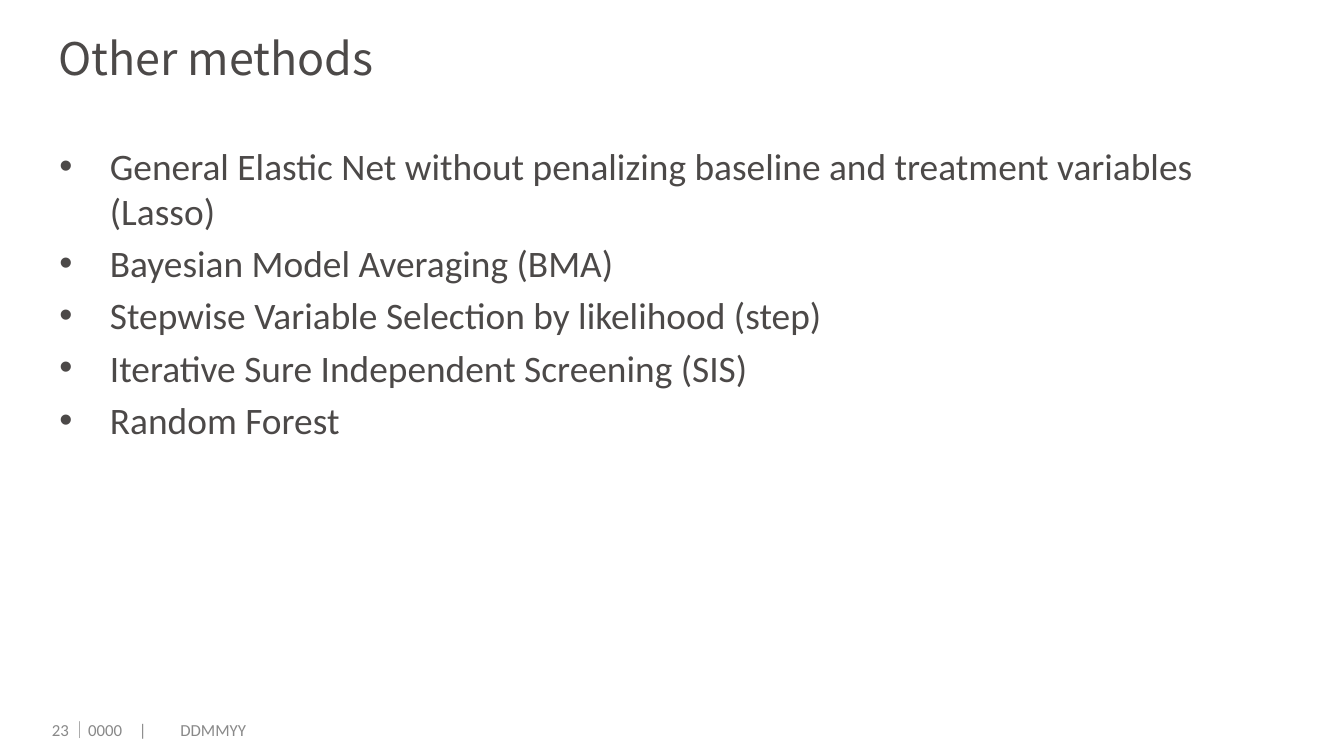
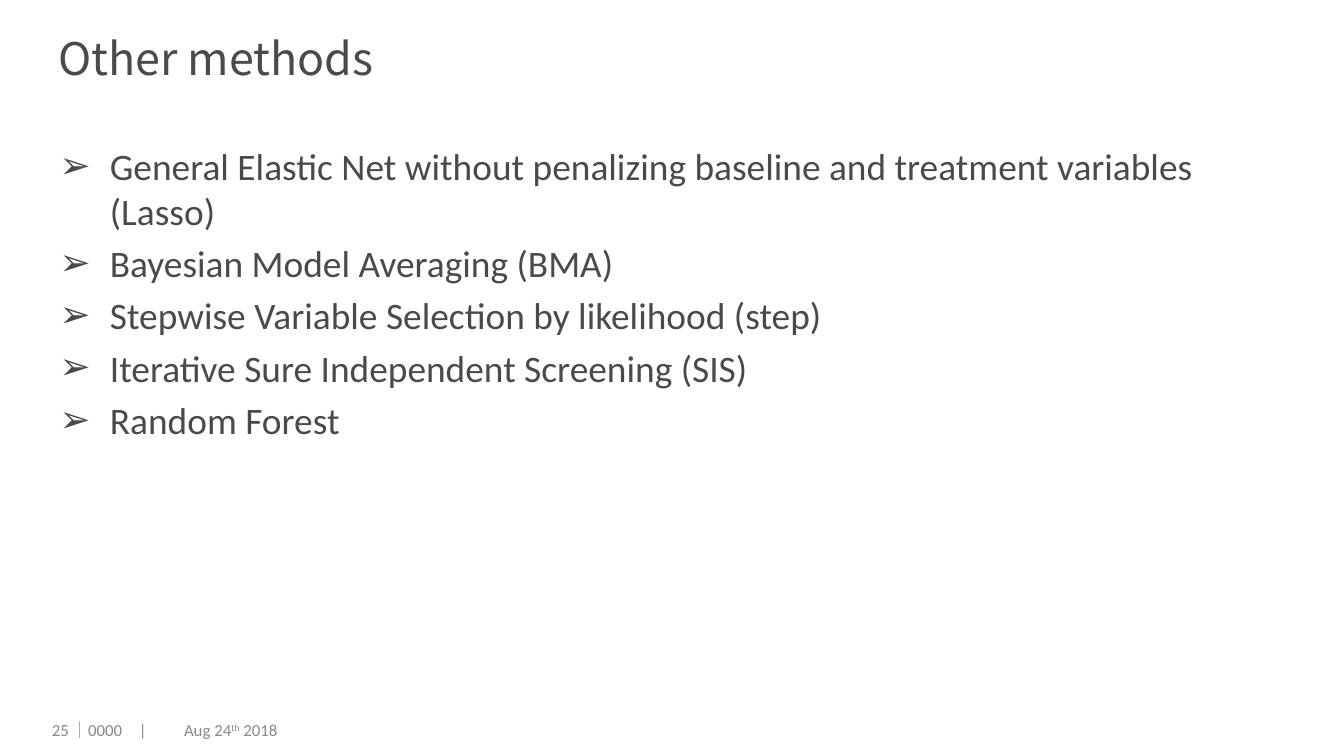
Before and after one commit to dengwx11/GroupLasso, a slide deck: slide 26 of manu & slides/Final.pptx (slide 24 before the commit). Drawn at 1344x756 pixels with LibreOffice and Linux fonts; fonts in the diff are those of the drawing; background and template pictures are left out. Boxes give left, top, right and bottom in pixels: in the first picture for what was removed or moved away, otherwise in the second. Text is boxed around its words. In the diff, an @@ line names an element or a change of style, - is before the commit and + after.

```diff
--- a/manu & slides/Final.pptx
+++ b/manu & slides/Final.pptx
@@ text "General Elastic Net without penalizing ..." at [110,154,1192,435]: bullet • to ➢ @@
@@ page number at [52,725,69,736]: text changed @@
-23
+25
@@ text at [71,721,277,739]: text changed @@
-｜0000 | DDMMYY
+｜0000 | Aug 24th 2018
```
Also in this commit, not shown: 47 other slides changed, 2 slides added, 4 slides removed, 1 other file.
